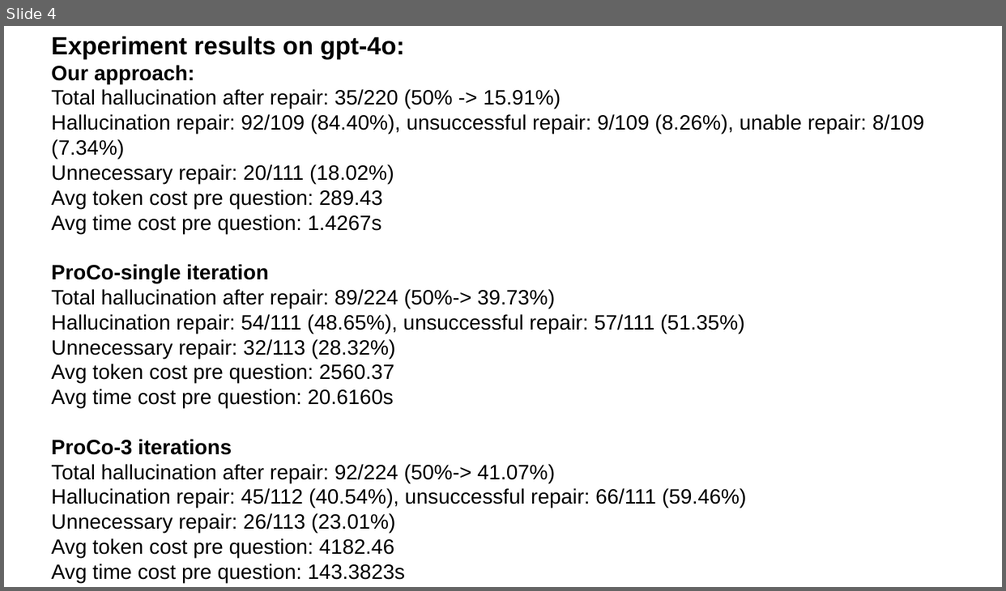
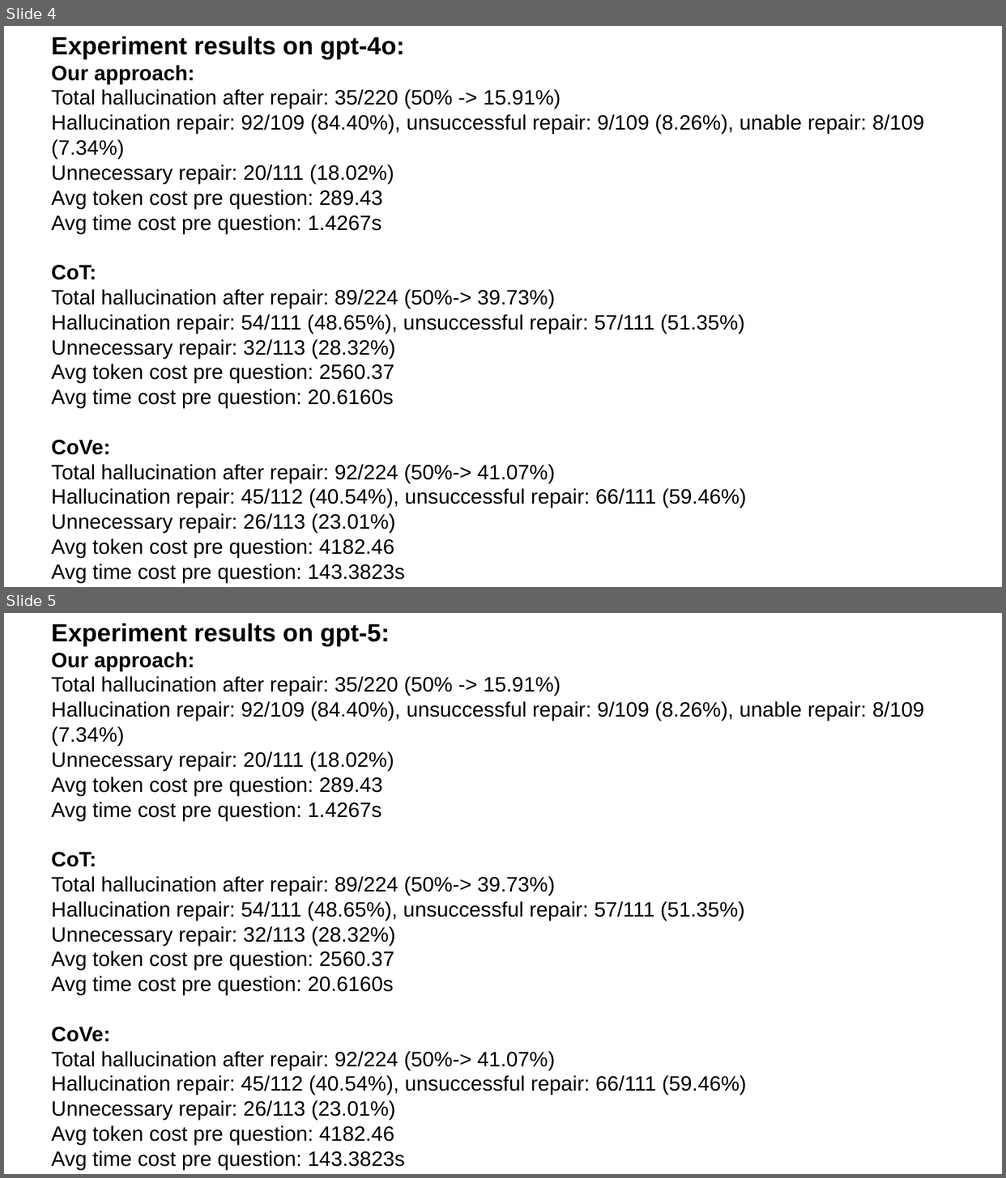
Before and after one commit to zbybr/LLMHalluMiti, a slide deck: slides/20251113.pptx. Shown one above the other, each under a label of ours: slide 4 before the commit, slides 4 and 5 after it. The pictures are 1006x591 and 1006x1178 pixels, drawn with LibreOffice and Linux fonts; fonts in the diff are those of the drawing. Boxes give left, top, right and bottom in pixels: in the first picture for what was removed or moved away, otherwise in the second. Text is boxed around its words. In the diff, an @@ line names an element or a change of style, - is before the commit and + after.

```diff
--- a/slides/20251113.pptx
+++ b/slides/20251113.pptx
@@ slide 5 added at [4,613,1002,1174], background #FFFFFF @@
@@ text added at [51,623,924,1171], 20 pt, text #000000 @@
+Experiment results on gpt-5:
+Our approach:
+Total hallucination after repair: 35/220 (50% -> 15.91%)
+Hallucination repair: 92/109 (84.40%), unsuccessful repair: 9/109 (8.26%), unable repair: 8/109 (7.34%)
+Unnecessary repair: 20/111 (18.02%)
+Avg token cost pre question: 289.43
+Avg time cost pre question: 1.4267s
+CoT:
+Total hallucination after repair: 89/224 (50%-> 39.73%)
+Hallucination repair: 54/111 (48.65%), unsuccessful repair: 57/111 (51.35%)
+Unnecessary repair: 32/113 (28.32%)
+Avg token cost pre question: 2560.37
+Avg time cost pre question: 20.6160s
+CoVe:
+Total hallucination after repair: 92/224 (50%-> 41.07%)
+Hallucination repair: 45/112 (40.54%), unsuccessful repair: 66/111 (59.46%)
+Unnecessary repair: 26/113 (23.01%)
+Avg token cost pre question: 4182.46
+Avg time cost pre question: 143.3823s
@@ slide 4 changed as well @@
@@ text at [51,265,96,280]: text changed @@
-ProCo-single iteration
+CoT:
@@ text at [51,440,110,455]: text changed @@
-ProCo-3 iterations
+CoVe:
```
Also in this commit, not shown: 4 other slides changed, 1 other slide added.
